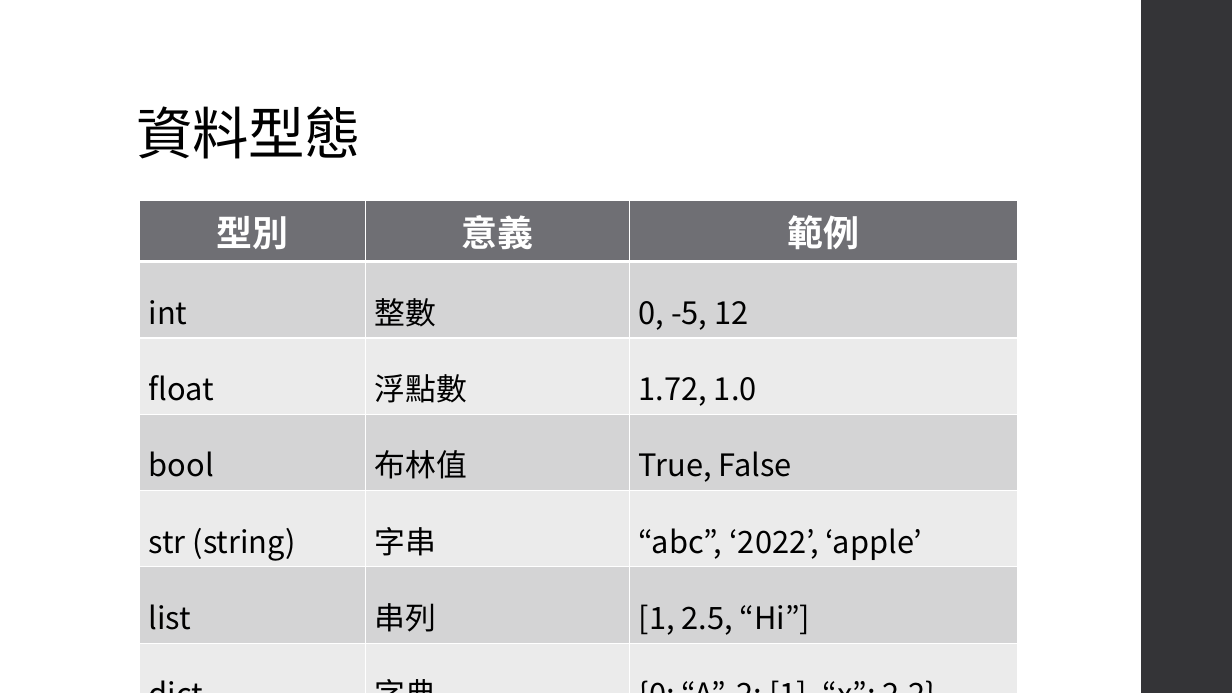
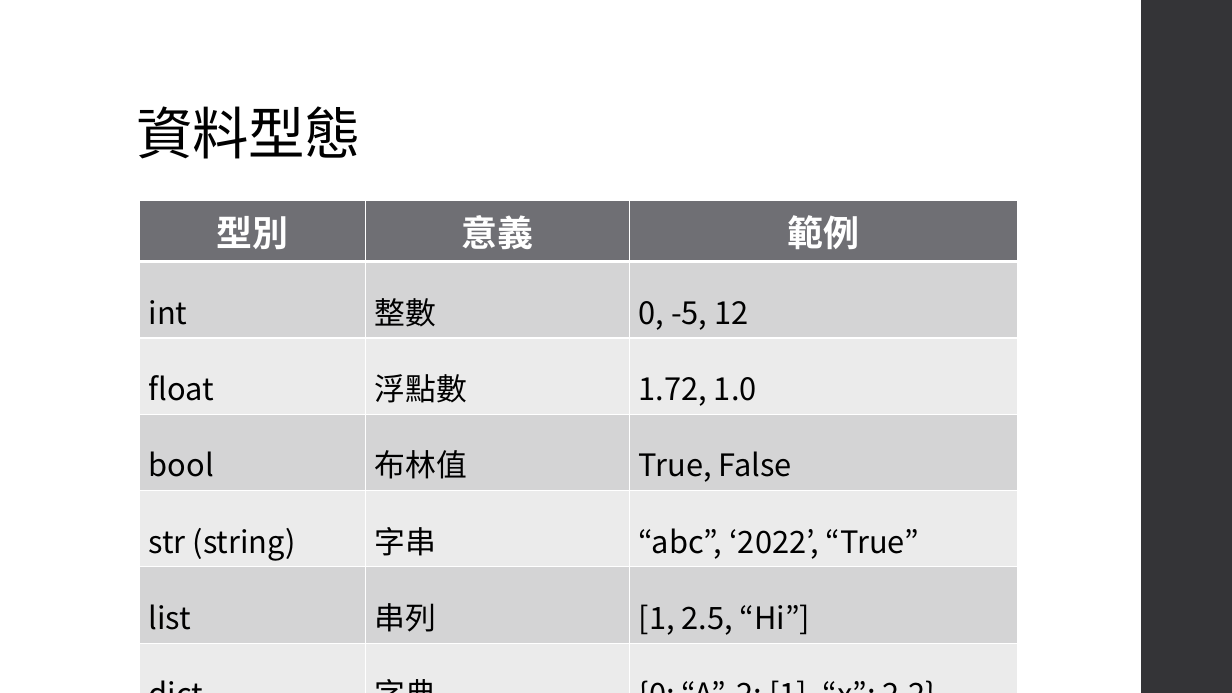
Before and after one commit to an920107/ServiceLearning, a slide deck: slide 15 of Class 2.pptx (slide 16 before the commit). Drawn at 1232x693 pixels with LibreOffice and Linux fonts; fonts in the diff are those of the drawing. Boxes give left, top, right and bottom in pixels: in the first picture for what was removed or moved away, otherwise in the second. Text is boxed around its words. In the diff, an @@ line names an element or a change of style, - is before the commit and + after.

```diff
--- a/Class 2.pptx
+++ b/Class 2.pptx
@@ table at [140, 201, 1019, 639] @@
-row 5, column 3: “abc”, ‘2022’, ‘apple’
+row 5, column 3: “abc”, ‘2022’, “True”
```
Also in this commit, not shown: 1 slide removed.
